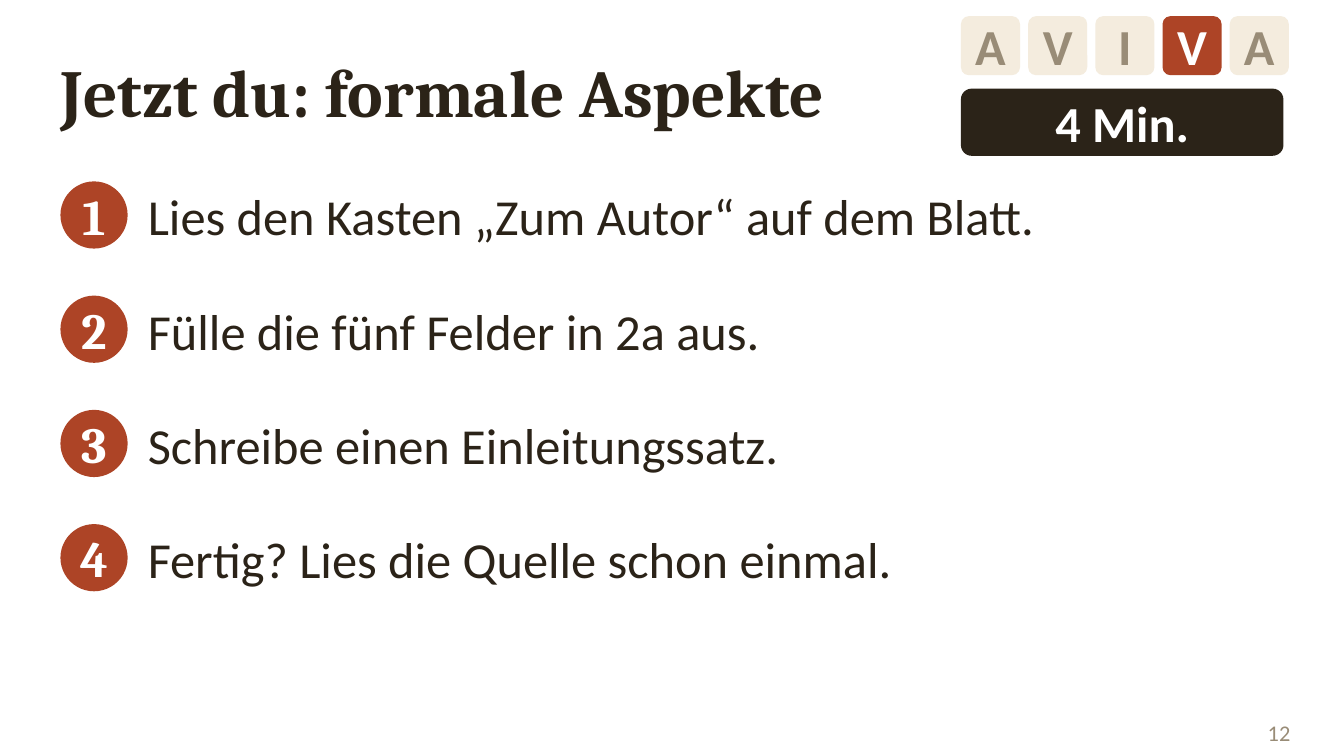
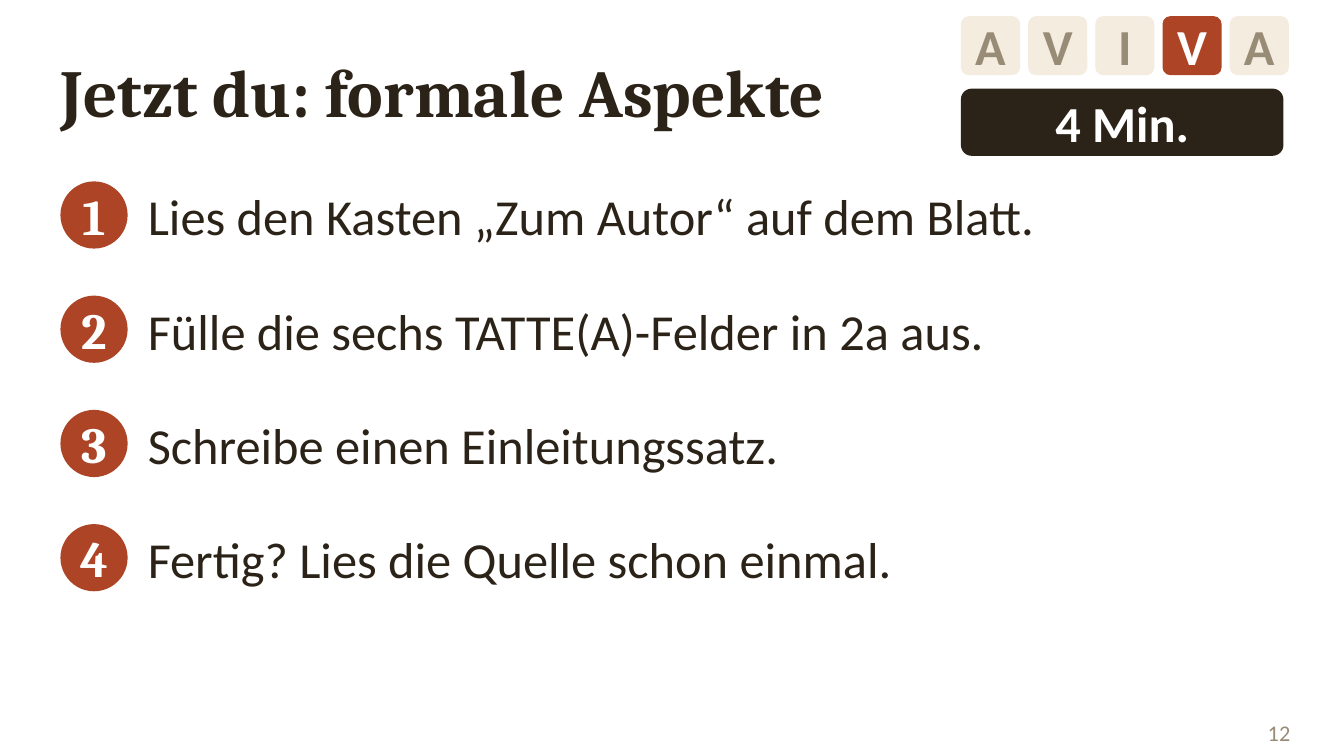
Before and after one commit to golzkonstantin-gif/Schule, a slide deck: slide 12 of Geschichte_11/Doppelstunde_Test_Quellenanalyse/Folien_Quellenanalyse.pptx. Drawn at 1344x756 pixels with LibreOffice and Linux fonts; fonts in the diff are those of the drawing. Boxes give left, top, right and bottom in pixels: in the first picture for what was removed or moved away, otherwise in the second. Text is boxed around its words. In the diff, an @@ line names an element or a change of style, - is before the commit and + after.

```diff
--- a/Geschichte_11/Doppelstunde_Test_Quellenanalyse/Folien_Quellenanalyse.pptx
+++ b/Geschichte_11/Doppelstunde_Test_Quellenanalyse/Folien_Quellenanalyse.pptx
@@ text at [148,313,983,357]: text changed @@
-Fülle die fünf Felder in 2a aus.
+Fülle die sechs TATTE(A)-Felder in 2a aus.
```
Also in this commit, not shown: 3 other slides changed, 14 other files.
